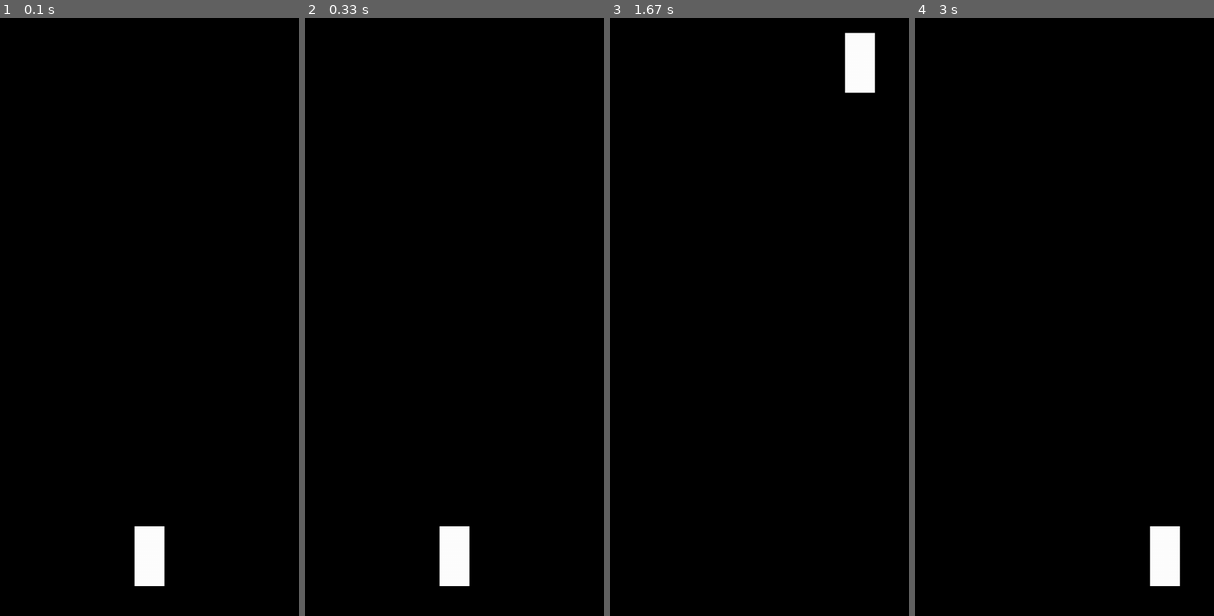
Above: before the commit, frames 1-4 (left to right).
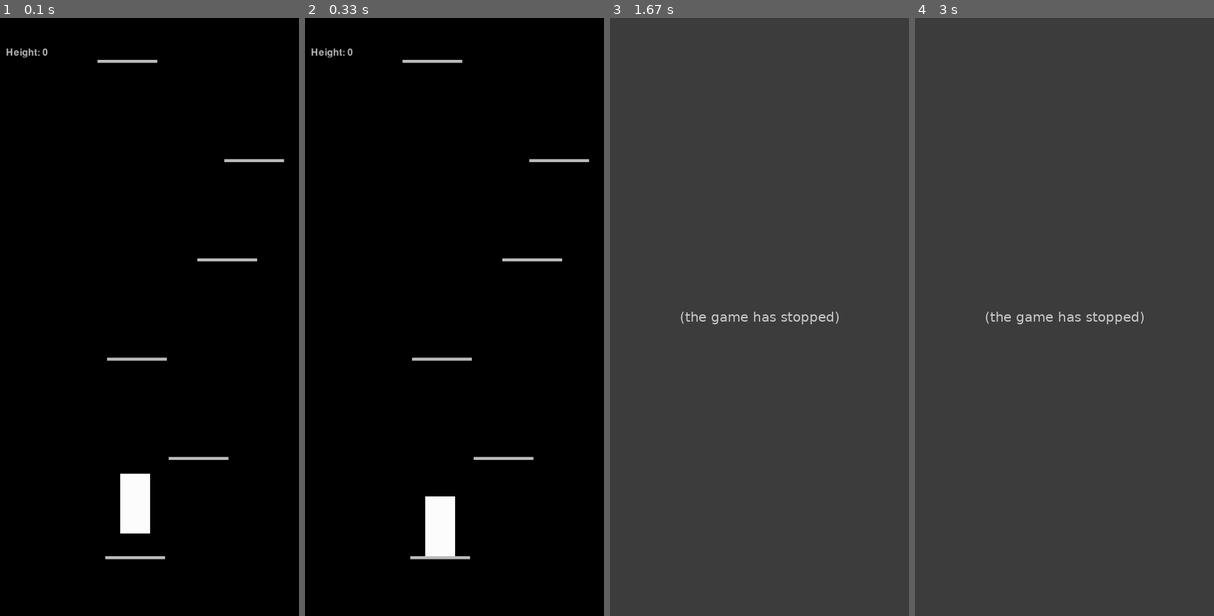
Above: after the commit, the same moments.

Repository: bruceamiller/Bulk-Coding-Store
Game: pygame game, started from Personal Projects/RisingPlatform.py
Two runs of this game, one before a commit and one after it. Both use one fixed random seed, a clock stepped at 60 frames per second and the inputs below.
Inputs:
- Up to frame 1 (0.1 s): no input
- Up to frame 2 (0.33 s): no input
- Up to frame 3 (1.67 s): hold Right 0.33-0.8 s; hold Up 0.83-1.13 s
- Up to frame 4 (3 s): no input

The runs differ from the first frame. In frame 1, 2.7% of the frame differs, in the area x 2-96%, y 5-95%; in frame 2, 2.2%; in frame 3, 100%; in frame 4, 100%, in the area x 0-100%, y 0-100%.
After the commit the program exited at 0.97 s; later frames show no game.

Commit message:
Rising Platform Game +

Diff:
--- a/Personal Projects/RisingPlatform.py
+++ b/Personal Projects/RisingPlatform.py
@@ -4,6 +4,7 @@
 
 framerate = 60
 speed = framerate // 10
+acceleration = speed * 2
 clock = pygame.time.Clock()
 
 screenHeight = 1000
@@ -12,32 +13,169 @@
 screen = pygame.display.set_mode((screenWidth, screenHeight))
 pygame.display.set_caption('Rise and Fall')
 
-playerSize = [50, 100]
+
+wallbuffer = screenHeight // 100
+platformWidth = screenHeight // 10
+platformDepth = screenHeight // 200
+platformDistance = screenHeight // 6
+platformTypes = ['normal'] * 20 + ['moving1', 'moving2', 'falling0'] * 3 + ['bounce']
+
+playerSize = [screenHeight // 20, screenHeight // 10]
+
+font = pygame.font.Font('freesansbold.ttf', 16)
+score = 0
+scoreBoard = font.render(f"Height: {score}", True, pygame.Color('grey'), pygame.Color('black'))
+scoreBoardRect = scoreBoard.get_rect()
+scoreBoardRect.topleft = (wallbuffer, wallbuffer * 5)
+
+def getPlatformHorizontal():
+    return random.randint(wallbuffer, screenWidth - wallbuffer - platformWidth)
+
+def getPlatformType():
+    return random.choice(platformTypes)
+
+
+def closestPlatform(playerInfo, platforms):
+    output = []
+    playerY = playerInfo[1]
+    lowestDistance = -10000 #arbitrarily large number
+    # check for closest platform below player
+    for platform in platforms:
+        distance = platform[1] - playerY
+        if distance <= 0 and distance > lowestDistance:
+            output = platform
+            lowestDistance = playerY - output[1]
+    #if no lower platform, check for closest platform above player~
+    if output:
+        return output
+    else:
+        lowestDistance = 10000
+        distance = playerY - platform[1]
+        if distance < lowestDistance:
+            output = platform
+            lowestDistance = playerY - output[1]
+        return output
+
+platforms = []
+platformTotal = 1
+for height in range(screenHeight - playerSize[1], 0 - playerSize[1], -platformDistance):
+    platformTotal += 1
+    newPlatform = [getPlatformHorizontal(), height, platformTypes[0]]
+    platforms.append(newPlatform)
+
 playerInfo = [screenWidth // 2 - playerSize[0] // 2, screenHeight, 0] #x_left, y_bottom, upSpeed
+playerInfo = closestPlatform(playerInfo, platforms)[0:2] + [0]
+playerInfo[0] += platformWidth // 2 - playerSize[0] // 2
 move = 'STOP'
 
-def movePlayer(playerInfo, move):
-    if move == 'LEFT':
+def onPlatformY(playerInfo, platform):
+    if  platform[1] + playerSize[1] // 2 <= playerInfo[1]  <= platform[1] + platformWidth // 5 + playerSize[1] // 2:
+        return True
+    return False
+
+def onPlatformX(playerInfo, platform):
+    if platform[0] - platformWidth // 2 < playerInfo[0] < platform[0] + platformWidth:
+        return True
+    return False
+
+def displacement(playerY, playerSpeed):
+    return playerY - playerSpeed // acceleration
+
+def movePlayer(playerInfo, move, platforms):
+    platform = closestPlatform(playerInfo, platforms)
+    if 'LEFT' in move:
         playerInfo[0] -= speed
-    if move == 'RIGHT':
+    if 'RIGHT' in move:
         playerInfo[0] += speed
-    if move == 'UP' and playerInfo[1] == screenHeight:
+    # jump if pressing up, and player either on bottom of screen or on platform
+    if 'UP' in move and (playerInfo[1] == screenHeight or (onPlatformY(playerInfo, platform) and playerInfo[2] == 0)):
         playerInfo[2] = speed * 40
-        playerInfo[1] -= playerInfo[2] // speed + 1
-    elif playerInfo[1] < screenHeight:
+        playerInfo[1] = displacement(playerInfo[1], playerInfo[2])
+    # apply gravity to player if either not on platform x and y or if player is moving upwards (Hotfix* - so long as negative player speed is not too fast)
+    #(Too high speed clips through bottom platform, because player is still close to or above top platform Fix?)
+    #negative speed cannot be faster than platform gap... Fix! Find which platform is actually underneath it at all times?
+    elif playerInfo[1] < screenHeight and (not (onPlatformX(playerInfo, platform) and onPlatformY(playerInfo, platform)) or playerInfo[2] > 0) and playerInfo[2] >= -100:
         playerInfo[2] -= speed
-        playerInfo[1] -= playerInfo[2] // speed + 1
+        playerInfo[1] = displacement(playerInfo[1], playerInfo[2])
+    elif onPlatformX(playerInfo, platform) and playerInfo[1] - playerSize[1] * 2 // 3 <= platform[1] and displacement(playerInfo[1], playerInfo[2]) >= platform[1] and playerInfo[2] <= 0:
+        playerInfo[2] = 0
+        playerInfo[1] = platform[1] + playerSize[1] // 2
+        if platform[2] == 'falling0':
+            platforms[platforms.index(platform)][2] = 'falling1'
+            print(platforms, platforms.index(platform))
     else:
-        playerInfo[2] = 0
-        playerInfo[1] = screenHeight
-
-    return playerInfo
-
-def printScreen(playerInfo):
+        playerInfo[1] = displacement(playerInfo[1], playerInfo[2])
+    if 'UP' in move and onPlatformX(playerInfo, platform) and platform == closestPlatform(playerInfo, platforms) and onPlatformY(playerInfo, platform) and platform[2] == 'falling1':
+        playerInfo[2] = speed * 40
+        playerInfo[1] = displacement(playerInfo[1], playerInfo[2])
+    elif onPlatformX(playerInfo, platform) and platform == closestPlatform(playerInfo, platforms) and onPlatformY(playerInfo, platform) and platform[2] == 'bounce' and playerInfo[2] <= 0:
+        playerInfo[2] = speed * 100
+        playerInfo[1] = displacement(playerInfo[1], playerInfo[2])
+    return playerInfo, platforms
+
+def movePlatforms(platforms):
+    for platform in platforms:
+        if platform[2] == 'moving1':
+            if platform[0] >= screenWidth - wallbuffer - platformWidth:
+                platform[2] = 'moving2'
+            else:
+                platform[0] += speed // 2
+        elif platform[2] == 'moving2':
+            if platform[0] <= wallbuffer:
+                platform[2] = 'moving1'
+            else:
+                platform[0] -= speed // 2
+        elif platform[2] == 'falling0' and playerInfo[0] == platform[0] and playerInfo[2] <= 0:
+            platform[2] == 'falling1'
+        elif platform[2] == 'falling1':
+            platform[1] += speed // 2
+    return platforms, playerInfo
+
+def moveScreen(playerInfo, platforms, score):
+    aboveScreen = playerInfo[1] - playerSize[1] - screenHeight // 4
+    if aboveScreen <= 0:
+        for platform in platforms:
+            platform[1] -= aboveScreen
+        playerInfo[1] -= aboveScreen
+        score -= aboveScreen // 100
+    #Deletes platforms that go off screen and create new platforms
+    for platform in platforms:
+        if platform[1] > screenHeight:
+            platforms.pop(platforms.index(platform))
+            heighestPlatform = [0, 0]
+            for platform in platforms:
+                if platform[1] <= heighestPlatform[1]:
+                    heighestPlatform = platform
+            newplatform = [getPlatformHorizontal(), heighestPlatform[1] - platformDistance, getPlatformType()]
+            platforms.append(newplatform)
+    #Move to other side if goes off screen
+    if playerInfo[0] > screenWidth:
+        playerInfo[0] -= screenWidth
+    elif playerInfo[0] < 0:
+        playerInfo[0] += screenWidth
+    return playerInfo, platforms, score
+
+def printScreen(playerInfo, platforms, scoreBoard, scoreBoardRect):
     screen.fill(pygame.Color('black'))
     player = pygame.Rect(0, 0, playerSize[0], playerSize[1])
     player.bottomleft = (playerInfo[0], playerInfo[1] - playerSize[1] // 2)
+    for platform in platforms:
+        if platform[2] == 'normal':
+            pygame.draw.rect(screen, pygame.Color('grey'), pygame.Rect(platform[0], platform[1], platformWidth, platformDepth))
+        elif platform[2] == 'moving1' or platform[2] == 'moving2':
+            pygame.draw.rect(screen, pygame.Color('red'), pygame.Rect(platform[0], platform[1], platformWidth, platformDepth))
+        elif platform[2] == 'falling0' or platform[2] == 'falling1':
+            pygame.draw.rect(screen, pygame.Color('blue'), pygame.Rect(platform[0], platform[1], platformWidth, platformDepth))
+        elif platform[2] == 'bounce':
+            pygame.draw.rect(screen, pygame.Color('green'), pygame.Rect(platform[0], platform[1], platformWidth, platformDepth))
+    leftPlayer = list(player)
+    leftPlayer[0] -= screenWidth
+    rightPlayer = list(player)
+    rightPlayer[0] += screenWidth
     pygame.draw.rect(screen, pygame.Color('white'), player)
+    pygame.draw.rect(screen, pygame.Color('darkgrey'), leftPlayer)
+    pygame.draw.rect(screen, pygame.Color('darkgrey'), rightPlayer)
+    screen.blit(scoreBoard, scoreBoardRect)
     pygame.display.update()
 
 while True:
@@ -50,13 +188,47 @@
                 pygame.quit()
                 sys.exit()
             if event.key == pygame.K_UP:
-                move = 'UP'
+                if 'RIGHT' in move:
+                    move = 'UPRIGHT'
+                elif 'LEFT' in move:
+                    move = 'UPLEFT'
+                else:
+                    move = 'UP'
             if event.key == pygame.K_RIGHT:
-                move = 'RIGHT'
+                if 'UP' in move:
+                    move = 'UPRIGHT'
+                else:
+                    move = 'RIGHT'
             if event.key == pygame.K_LEFT:
-                move = 'LEFT'
-        if event.type == pygame.KEYUP:
-            move = 'STOP'
-    playerInfo = movePlayer(playerInfo, move)
-    printScreen(playerInfo)
+                if 'UP' in move:
+                    move = 'UPLEFT'
+                else:
+                    move = 'LEFT'
+        elif event.type == pygame.KEYUP:
+            if event.key == pygame.K_UP:
+                if 'LEFT' in move:
+                    move = 'LEFT'
+                if 'RIGHT' in move:
+                    move = 'RIGHT'
+                else:
+                    move = 'STOP'
+            if event.key == pygame.K_RIGHT:
+                if 'UP' in move:
+                    move = 'UP'
+                else:
+                    move = 'STOP'
+            if event.key == pygame.K_LEFT:
+                if 'UP' in move:
+                    move = 'UP'
+                else:
+                    move = 'STOP'
+    playerInfo, platforms = movePlayer(playerInfo, move, platforms)
+    platforms, playerInfo = movePlatforms(platforms)
+    playerInfo, platforms, score = moveScreen(playerInfo, platforms, score)
+    scoreBoard = font.render(f"Height: {score}", True, pygame.Color('grey'), pygame.Color('black'))
+    if playerInfo[1] >= screenHeight + playerSize[1]:
+        print("You lost!")
+        print("Score:", score)
+        break
+    printScreen(playerInfo, platforms, scoreBoard, scoreBoardRect)
     clock.tick(framerate)
Empty file added: Personal Projects/Block Breaker.py
